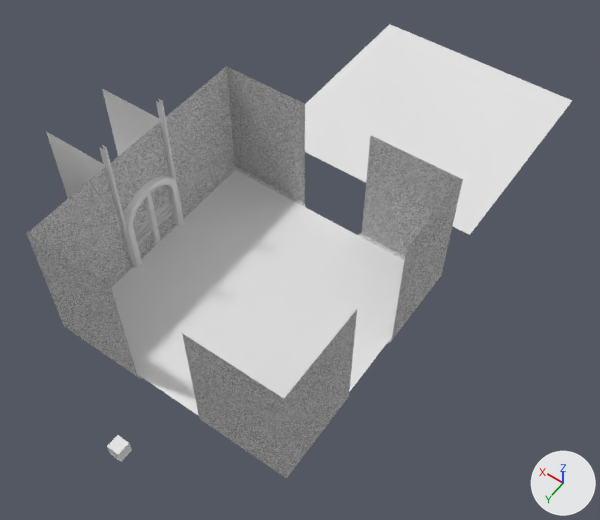
What one commit did to the Blender file Assets/Models/room.blend.
One viewpoint serves both versions: a 50 mm camera at (-44.5, 51.8, 96.6) aimed at (-1.4, -8.5, 1.8). Lighting does not change. The marker at lower right points along +X, +Y and +Z.

The first picture shows 'Arch', 'Crate.001', 'Hallway', 'Room', 'RoomFloor', 'Wall', 'WaterFloor'.
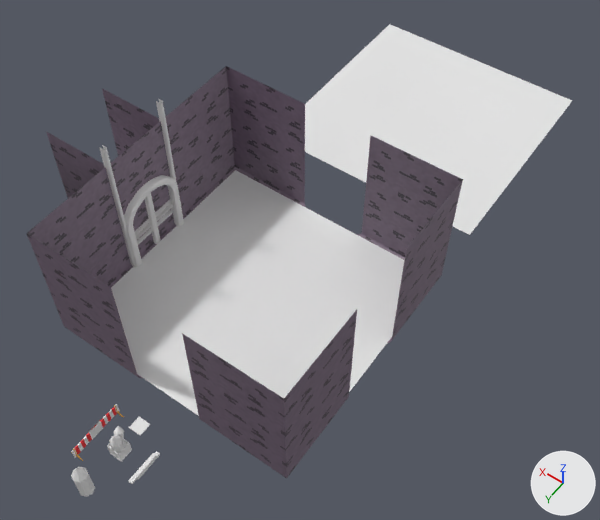
The change, as a list of edits to the scene's bpy script:
```text
Change mat_wall:
    remove n0 = _N.new('ShaderNodeOutputMaterial'); n0.name = 'Material Output'
    remove n2 = _N.new('ShaderNodeTexBrick'); n2.name = 'Brick Texture'
    remove n2.inputs[4].default_value = 275.0  # 'Scale'
    remove n2.inputs[5].default_value = 0.0  # 'Mortar Size'
    remove n3 = _N.new('ShaderNodeTexCoord'); n3.name = 'Texture Coordinate'
    add n4 = _N.new('ShaderNodeTexImage'); n4.name = 'Image Texture'
    add n4.image = img_wall_png
    add n0 = _N.new('ShaderNodeOutputMaterial'); n0.name = 'Material Output'
    where n1 = _N.new('ShaderNodeBsdfPrincipled'); n1.name = 'Principled BSDF'
    remove _L.new(n2.outputs[0], n1.inputs[0])  # 'Color' to 'Base Color'
    remove _L.new(n3.outputs[5], n2.inputs[0])  # 'Window' to 'Vector'
    add _L.new(n4.outputs[0], n1.inputs[0])  # 'Color' to 'Base Color'
Remove ob_crate_001:
    ob_crate_001 = bpy.data.objects.new('Crate.001', me_crate_001)
Add ob_crystals:
    ob_crystals = bpy.data.objects.new('Crystals', me_crystals)  # 17 vertices, 17 faces; spans x -1.0..1.0, y -1.0..1.0, z 0.0..6.02; in mat_crystals (white #e7e7e7)
    ob_crystals.location = (0.0, 34.0, 0.0)
Add ob_cratecrystals:
    ob_cratecrystals = bpy.data.objects.new('CrateCrystals', me_cratecrystals)  # 38 vertices, 35 faces; spans x -1.03..0.97, y -1.47..1.06, z 0.07..5.09; in mat_crystals (white #e7e7e7), mat_black (white #e7e7e7)
    ob_cratecrystals.location = (0.0, 28.0, 0.0)
Add ob_brickwallend:
    ob_brickwallend = bpy.data.objects.new('BrickWallEnd', me_brickwallend)  # 16 vertices, 14 faces; spans x -0.288..0.288, y 1.999..2.498, z 0.444..0.892
    ob_brickwallend.location = (-4.0, 28.0, 0.0)
Add ob_brickwall:
    ob_brickwall = bpy.data.objects.new('BrickWall', me_brickwall)  # 128 vertices, 112 faces; spans x -0.29..0.29, y -2.5..2.0, z 0.0..0.89
    ob_brickwall.location = (-4.0, 28.0, 0.0)
Add ob_baricade:
    ob_baricade = bpy.data.objects.new('Baricade', me_baricade)  # 134 vertices, 116 faces; spans x -1.0..1.0, y -4.0..4.0, z 0.0..2.26; in mat_baricadewhites (white #e7e7e7), mat_barricadereds (red #e7222b), mat_barricadestand (orange #e7ab42), mat_stopsign (its picture is missing)
    ob_baricade.location = (4.0, 28.0, 0.0)
Add ob_cratelid:
    ob_cratelid = bpy.data.objects.new('CrateLid', me_cratelid)  # 42 vertices, 40 faces; spans x -0.97..0.97, y -0.96..0.96, z -0.05..0.04
    ob_cratelid.location = (0.0, 24.3, 1.1)
```

Changed parts and their boxes [x1, y1, x2, y2] in the pictures (600 x 520 px):
'Room', surface changed: [26, 66, 463, 478] in both
'Wall', surface changed: [102, 113, 177, 267] in both
'Hallway', surface changed: [46, 89, 160, 198] in both
'Baricade', added: after [71, 404, 123, 461]
'Crystals', added: after [71, 466, 95, 497]
'CrateCrystals', added: after [108, 426, 128, 454]
'BrickWall', added: after [131, 451, 160, 481]
'Crate.001', deleted: before [107, 435, 129, 455]
'CrateLid', added: after [129, 417, 150, 435]
'BrickWallEnd', added: after [128, 478, 135, 484]
